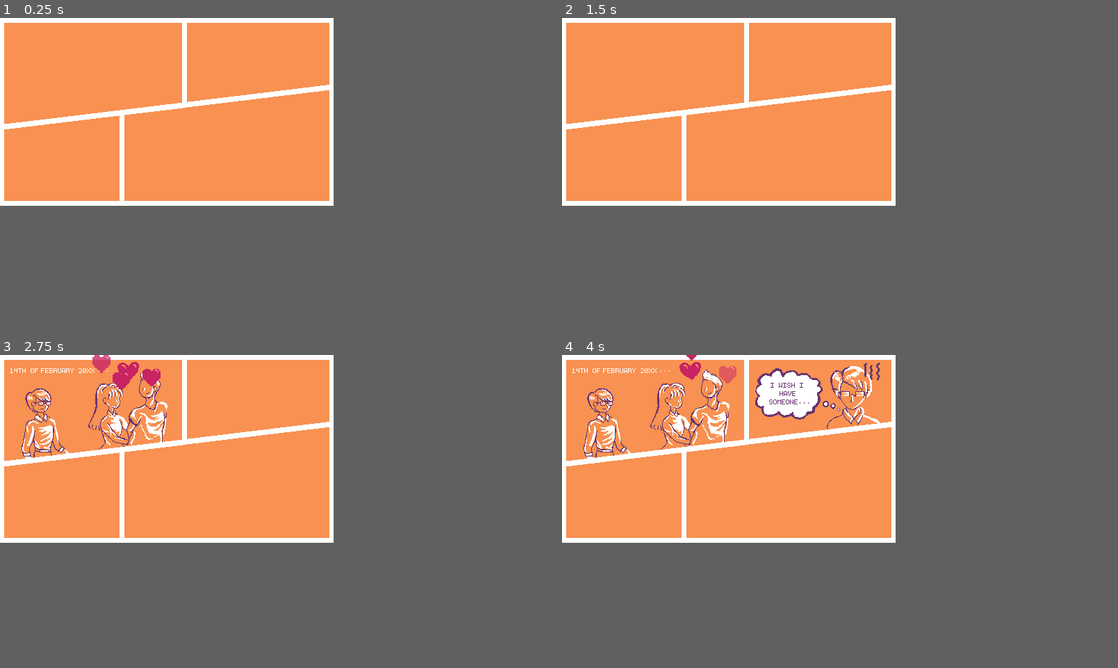
Above: before the commit, frames 1-4 (two rows, left to right).
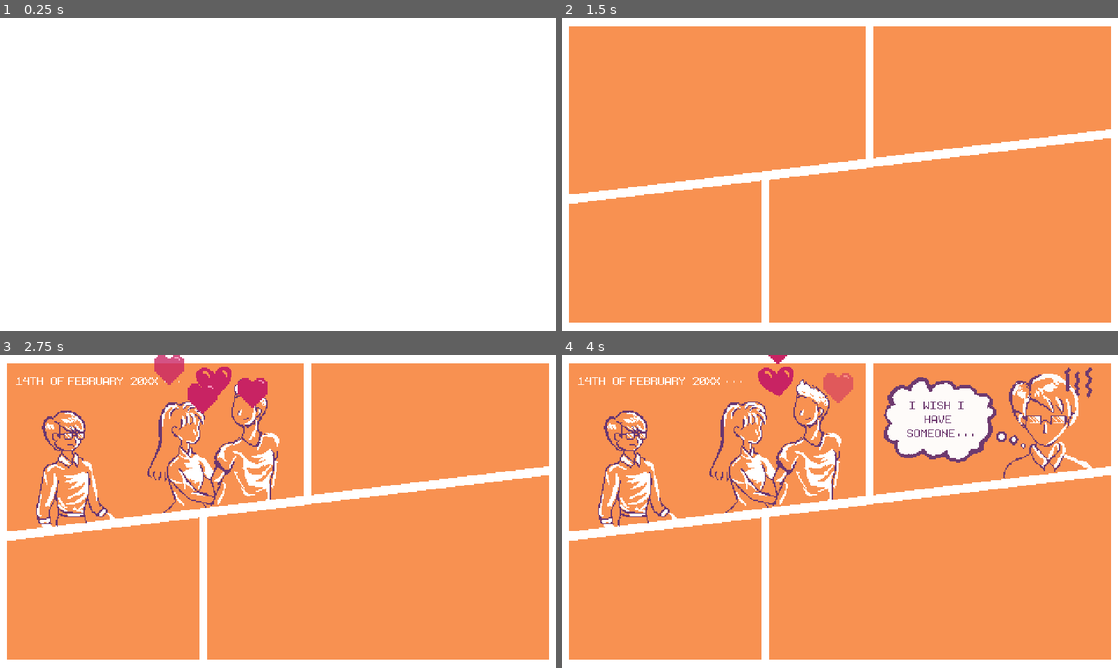
Above: after the commit, the same moments.

Repository: MaiGamesDev/PixelMate
Game: Godot game, scene res://Source/Main/IntroComic.tscn
Same seed, same stepped clock (60 frames per second), same inputs: the game is played once before the commit and once after it.
Inputs (mouse positions are in pixels of both pictures, inside the frame that each line leads up to):
- Up to frame 1 (0.25 s): no input
- Up to frame 2 (1.5 s): tap Enter at 0.5 s; move the mouse to (801, 102) at 0.52 s; click (801, 102) at 0.67 s; tap Space at 1.25 s; move the mouse to (662, 121) at 1.27 s; click (662, 121) at 1.42 s
- Up to frame 3 (2.75 s): move the mouse to (200, 408) at 2.02 s; click (200, 408) at 2.17 s
- Up to frame 4 (4 s): move the mouse to (712, 486) at 2.77 s; click (712, 486) at 2.92 s; move the mouse to (828, 477) at 3.52 s; click (828, 477) at 3.67 s
In our replay, the window is 480x270 before the commit and 800x450 after it. These sizes can differ from the game's own. Grey fills any space a smaller window leaves; there, only what the larger window draws over its background counts as a difference.

The runs differ from the first frame. In frame 1, 32% of the frame differs, in the area x 0-60%, y 1-59%; in frame 2, 13%; in frame 3, 19%; in frame 4, 25%.

Commit message:
add fade effects in introcomic

Diff:
--- a/PM/Source/Main/IntroComic.gd
+++ b/PM/Source/Main/IntroComic.gd
@@ -1,15 +1,12 @@
 extends Node
 
+onready var player = $AnimationPlayer
 
-# Declare member variables here. Examples:
-# var a = 2
-# var b = "text"
+func play_intro():
+	player.play("intro")
 
-
-# Called when the node enters the scene tree for the first time.
-func _ready():
-	$AnimationPlayer.play("intro")
-
+func next_scene():
+	get_tree().change_scene("res://Source/Main/MainMenu.tscn")
 
 func _on_MainMenu_button_up():
-	get_tree().change_scene("res://Source/Main/MainMenu.tscn")
+	player.play("fadeout")
--- a/PM/Source/Main/IntroComic.tscn
+++ b/PM/Source/Main/IntroComic.tscn
@@ -8,7 +8,6 @@
 [ext_resource path="res://Art/Lucky/Intro Comic Assets/Panel 3.png" type="Texture" id=6]
 [ext_resource path="res://Art/Lucky/Intro Comic Assets/Panel 1.png" type="Texture" id=7]
 [ext_resource path="res://Art/Lucky/Intro Comic Assets/Background Panel.png" type="Texture" id=8]
-[ext_resource path="res://Art/Lucky/Generic UI Assets/Button3.png" type="Texture" id=9]
 [ext_resource path="res://Art/Lucky/Generic UI Assets/Button2.png" type="Texture" id=10]
 [ext_resource path="res://Art/Lucky/Generic UI Assets/Button1.png" type="Texture" id=11]
 [ext_resource path="res://Source/Particle/HeartEffect.tscn" type="PackedScene" id=12]
@@ -27,12 +26,118 @@
 "times": PoolRealArray( 0 ),
 "transitions": PoolRealArray( 1 ),
 "update": 0,
+"values": [ false ]
+}
+tracks/1/type = "value"
+tracks/1/path = NodePath("Transition:visible")
+tracks/1/interp = 1
+tracks/1/loop_wrap = true
+tracks/1/imported = false
+tracks/1/enabled = true
+tracks/1/keys = {
+"times": PoolRealArray( 0 ),
+"transitions": PoolRealArray( 1 ),
+"update": 0,
 "values": [ true ]
+}
+tracks/2/type = "value"
+tracks/2/path = NodePath("Transition:modulate")
+tracks/2/interp = 1
+tracks/2/loop_wrap = true
+tracks/2/imported = false
+tracks/2/enabled = true
+tracks/2/keys = {
+"times": PoolRealArray( 0 ),
+"transitions": PoolRealArray( 1 ),
+"update": 0,
+"values": [ Color( 1, 1, 1, 1 ) ]
+}
+tracks/3/type = "value"
+tracks/3/path = NodePath("MainMenu:modulate")
+tracks/3/interp = 1
+tracks/3/loop_wrap = true
+tracks/3/imported = false
+tracks/3/enabled = true
+tracks/3/keys = {
+"times": PoolRealArray( 0 ),
+"transitions": PoolRealArray( 1 ),
+"update": 0,
+"values": [ Color( 1, 1, 1, 0 ) ]
+}
+
+[sub_resource type="Animation" id=5]
+resource_name = "fadein"
+tracks/0/type = "value"
+tracks/0/path = NodePath("Transition:visible")
+tracks/0/interp = 1
+tracks/0/loop_wrap = true
+tracks/0/imported = false
+tracks/0/enabled = true
+tracks/0/keys = {
+"times": PoolRealArray( 0 ),
+"transitions": PoolRealArray( 1 ),
+"update": 1,
+"values": [ true ]
+}
+tracks/1/type = "value"
+tracks/1/path = NodePath("Transition:modulate")
+tracks/1/interp = 1
+tracks/1/loop_wrap = true
+tracks/1/imported = false
+tracks/1/enabled = true
+tracks/1/keys = {
+"times": PoolRealArray( 0, 0.4, 1 ),
+"transitions": PoolRealArray( 1, 1, 1 ),
+"update": 0,
+"values": [ Color( 1, 1, 1, 1 ), Color( 1, 1, 1, 1 ), Color( 1, 1, 1, 0 ) ]
+}
+tracks/2/type = "method"
+tracks/2/path = NodePath(".")
+tracks/2/interp = 1
+tracks/2/loop_wrap = true
+tracks/2/imported = false
+tracks/2/enabled = true
+tracks/2/keys = {
+"times": PoolRealArray( 1 ),
+"transitions": PoolRealArray( 1 ),
+"values": [ {
+"args": [  ],
+"method": "play_intro"
+} ]
+}
+
+[sub_resource type="Animation" id=6]
+resource_name = "fadeout"
+tracks/0/type = "value"
+tracks/0/path = NodePath("Transition:modulate")
+tracks/0/interp = 1
+tracks/0/loop_wrap = true
+tracks/0/imported = false
+tracks/0/enabled = true
+tracks/0/keys = {
+"times": PoolRealArray( 0, 0.6, 1 ),
+"transitions": PoolRealArray( 1, 1, 1 ),
+"update": 0,
+"values": [ Color( 1, 1, 1, 0 ), Color( 1, 1, 1, 1 ), Color( 1, 1, 1, 1 ) ]
+}
+tracks/1/type = "method"
+tracks/1/path = NodePath(".")
+tracks/1/interp = 1
+tracks/1/loop_wrap = true
+tracks/1/imported = false
+tracks/1/enabled = true
+tracks/1/keys = {
+"times": PoolRealArray( 1 ),
+"transitions": PoolRealArray( 1 ),
+"values": [ {
+"args": [  ],
+"method": "next_scene"
+} ]
 }
 
 [sub_resource type="Animation" id=2]
 resource_name = "intro"
-length = 10.0
+length = 8.5
 tracks/0/type = "value"
 tracks/0/path = NodePath("Panel:modulate")
 tracks/0/interp = 1
@@ -40,7 +145,7 @@
 tracks/0/imported = false
 tracks/0/enabled = true
 tracks/0/keys = {
-"times": PoolRealArray( 0, 1.5, 2 ),
+"times": PoolRealArray( 0, 0.5, 1 ),
 "transitions": PoolRealArray( 1, 1, 1 ),
 "update": 0,
 "values": [ Color( 1, 1, 1, 0 ), Color( 1, 1, 1, 0 ), Color( 1, 1, 1, 1 ) ]
@@ -52,7 +157,7 @@
 tracks/1/imported = false
 tracks/1/enabled = true
 tracks/1/keys = {
-"times": PoolRealArray( 0, 3.5, 4 ),
+"times": PoolRealArray( 0, 2.5, 3 ),
 "transitions": PoolRealArray( 1, 1, 1 ),
 "update": 0,
 "values": [ Color( 1, 1, 1, 0 ), Color( 1, 1, 1, 0 ), Color( 1, 1, 1, 1 ) ]
@@ -64,7 +169,7 @@
 tracks/2/imported = false
 tracks/2/enabled = true
 tracks/2/keys = {
-"times": PoolRealArray( 0, 5.5, 5.8 ),
+"times": PoolRealArray( 0, 4.5, 4.8 ),
 "transitions": PoolRealArray( 1, 1, 1 ),
 "update": 0,
 "values": [ Color( 1, 1, 1, 0 ), Color( 1, 1, 1, 0 ), Color( 1, 1, 1, 1 ) ]
@@ -76,7 +181,7 @@
 tracks/3/imported = false
 tracks/3/enabled = true
 tracks/3/keys = {
-"times": PoolRealArray( 0, 6.8, 8.5 ),
+"times": PoolRealArray( 0, 5.8, 7.5 ),
 "transitions": PoolRealArray( 1, 1, 1 ),
 "update": 0,
 "values": [ Color( 1, 1, 1, 0 ), Color( 1, 1, 1, 0 ), Color( 1, 1, 1, 1 ) ]
@@ -88,7 +193,7 @@
 tracks/4/imported = false
 tracks/4/enabled = true
 tracks/4/keys = {
-"times": PoolRealArray( 0, 9 ),
+"times": PoolRealArray( 0, 7.5 ),
 "transitions": PoolRealArray( 1, 1 ),
 "update": 1,
 "values": [ false, true ]
@@ -100,7 +205,7 @@
 tracks/5/imported = false
 tracks/5/enabled = true
 tracks/5/keys = {
-"times": PoolRealArray( 9, 10 ),
+"times": PoolRealArray( 7.5, 8.5 ),
 "transitions": PoolRealArray( 1, 1 ),
 "update": 0,
 "values": [ Color( 1, 1, 1, 0 ), Color( 1, 1, 1, 1 ) ]
@@ -112,7 +217,7 @@
 tracks/6/imported = false
 tracks/6/enabled = true
 tracks/6/keys = {
-"times": PoolRealArray( 9, 10 ),
+"times": PoolRealArray( 7.5, 8.5 ),
 "transitions": PoolRealArray( 1, 1 ),
 "update": 0,
 "values": [ Vector2( 384, 224 ), Vector2( 404, 224 ) ]
@@ -124,7 +229,7 @@
 tracks/7/imported = false
 tracks/7/enabled = true
 tracks/7/keys = {
-"times": PoolRealArray( 0, 1.6, 3.2 ),
+"times": PoolRealArray( 0, 0.6, 2.2 ),
 "transitions": PoolRealArray( 1, 1, 1 ),
 "update": 1,
 "values": [ false, true, false ]
@@ -145,7 +250,7 @@
 "start_offset": 0.0,
 "stream": ExtResource( 13 )
 } ],
-"times": PoolRealArray( 1.4, 5.5 )
+"times": PoolRealArray( 0.4, 4.5 )
 }
 
 [sub_resource type="DynamicFont" id=3]
@@ -159,26 +264,35 @@
 centered = false
 
 [node name="Panel" type="Sprite" parent="."]
+modulate = Color( 1, 1, 1, 0 )
 texture = ExtResource( 7 )
 centered = false
 
 [node name="Panel2" type="Sprite" parent="."]
+modulate = Color( 1, 1, 1, 0 )
 texture = ExtResource( 4 )
 centered = false
 
 [node name="Panel3" type="Sprite" parent="."]
+modulate = Color( 1, 1, 1, 0 )
 texture = ExtResource( 6 )
 centered = false
 
 [node name="Panel4" type="Sprite" parent="."]
+modulate = Color( 1, 1, 1, 0 )
 texture = ExtResource( 5 )
 centered = false
 
 [node name="AnimationPlayer" type="AnimationPlayer" parent="."]
+autoplay = "fadein"
 anims/RESET = SubResource( 4 )
+anims/fadein = SubResource( 5 )
+anims/fadeout = SubResource( 6 )
 anims/intro = SubResource( 2 )
 
 [node name="MainMenu" type="TextureButton" parent="."]
+visible = false
+modulate = Color( 1, 1, 1, 0 )
 margin_left = 404.0
 margin_top = 224.0
 margin_right = 468.0
@@ -189,8 +303,7 @@
 __meta__ = {
 "_edit_use_anchors_": false
 }
-pressed_space = 4.0
-released_texture = ExtResource( 9 )
+pressed_space = 3.0
 
 [node name="Label" type="Label" parent="MainMenu"]
 margin_top = 2.0
@@ -202,11 +315,24 @@
 align = 1
 valign = 1
 
+[node name="Texture" type="TextureRect" parent="MainMenu"]
+margin_right = 40.0
+margin_bottom = 40.0
+
 [node name="HeartEffect" parent="." instance=ExtResource( 12 )]
 position = Vector2( 188, 30 )
 scale = Vector2( 0.8, 0.8 )
+emitting = false
 
 [node name="Sound" type="AudioStreamPlayer" parent="."]
 stream = ExtResource( 13 )
 
+[node name="Transition" type="ColorRect" parent="."]
+margin_right = 480.0
+margin_bottom = 270.0
+mouse_filter = 2
+__meta__ = {
+"_edit_use_anchors_": false
+}
+
 [connection signal="button_up" from="MainMenu" to="." method="_on_MainMenu_button_up"]
--- a/PM/Source/Main/LevelSelect.tscn
+++ b/PM/Source/Main/LevelSelect.tscn
@@ -252,7 +252,7 @@
 
 [node name="BackGround" type="AnimatedSprite" parent="."]
 frames = SubResource( 17 )
-frame = 4
+frame = 9
 playing = true
 centered = false
 
--- a/PM/Source/Main/MainMenu.gd
+++ b/PM/Source/Main/MainMenu.gd
@@ -1,10 +1,5 @@
 extends Node
 
-
-
 func _on_Start_pressed():
-	pass # Replace with function body.
-
-
-func _on_Setting_pressed():
-	pass # Replace with function body.
+	yield(get_tree().create_timer(0.15),"timeout")
+	get_tree().change_scene("res://Source/Main/StartMenu.tscn")
--- a/PM/Source/Main/MainMenu.tscn
+++ b/PM/Source/Main/MainMenu.tscn
@@ -12,13 +12,13 @@
 [ext_resource path="res://Source/Main/Button.gd" type="Script" id=10]
 [ext_resource path="res://Art/Lucky/Generic UI Assets/Button_Back2.png" type="Texture" id=11]
 [ext_resource path="res://Art/Lucky/Generic UI Assets/Button_Back1.png" type="Texture" id=12]
+[ext_resource path="res://Art/Lucky/Generic UI Assets/Button_Empty.png" type="Texture" id=13]
 [ext_resource path="res://Resource/Font/monogram.ttf" type="DynamicFontData" id=14]
 [ext_resource path="res://Art/Lucky/Generic UI Assets/9SliceWindow White-export.png" type="Texture" id=15]
 [ext_resource path="res://Art/Lucky/Generic UI Assets/Arrow_Down1.png" type="Texture" id=17]
 [ext_resource path="res://Art/Lucky/Generic UI Assets/Arrow_Down2.png" type="Texture" id=18]
 [ext_resource path="res://Source/Main/SettingPopup.gd" type="Script" id=20]
 [ext_resource path="res://Art/Lucky/Generic UI Assets/Arrow_Up2.png" type="Texture" id=21]
-[ext_resource path="res://Art/Lucky/Generic UI Assets/Button_Accept1.png" type="Texture" id=22]
 [ext_resource path="res://Art/Lucky/Generic UI Assets/Button_Accept2.png" type="Texture" id=23]
 [ext_resource path="res://Art/Lucky/Generic UI Assets/Arrow_Up1.png" type="Texture" id=24]
 
@@ -112,6 +112,7 @@
 margin_bottom = 14.0
 
 [node name="SettingPopup" type="Control" parent="."]
+visible = false
 anchor_left = 0.5
 anchor_top = 0.5
 anchor_right = 0.5
@@ -200,7 +201,7 @@
 size_flags_horizontal = 4
 size_flags_vertical = 4
 toggle_mode = true
-texture_normal = ExtResource( 22 )
+texture_normal = ExtResource( 13 )
 texture_pressed = ExtResource( 23 )
 expand = true
 stretch_mode = 4
--- a/PM/Source/Main/SettingPopup.gd
+++ b/PM/Source/Main/SettingPopup.gd
@@ -1,5 +1,4 @@
 extends Control
-
 
 export var audio_bus_name := "Master"
 onready var _bus := AudioServer.get_bus_index(audio_bus_name)
@@ -13,25 +12,20 @@
 	volume = db2linear(AudioServer.get_bus_volume_db(_bus))
 	$VBox/HBox/VBox2/Volume.text = str(volume * 100)
 
-
 func _on_Setting_pressed():
 	show()
-
 
 func _on_Close_pressed():
 	hide()
 
-
 func _on_Fullscreen_toggled(button_pressed):
 	OS.window_fullscreen = button_pressed
-
 
 func _on_VolumeUp_pressed():
 	volume = clamp(volume + 0.05, 0, 1)
 	AudioServer.set_bus_volume_db(_bus, linear2db(volume))
 	$VBox/HBox/VBox2/Volume.text = str(volume * 100)
 
-
 func _on_VolumeDown_pressed():
 	volume = clamp(volume - 0.05, 0, 1)
 	AudioServer.set_bus_volume_db(_bus, linear2db(volume))
--- a/PM/project.godot
+++ b/PM/project.godot
@@ -22,6 +22,8 @@
 
 window/size/width=480
 window/size/height=270
+window/size/test_width=960
+window/size/test_height=540
 window/stretch/mode="2d"
 window/stretch/aspect="keep"
 
Binary file added: PM/Art/Lucky/Generic UI Assets/Button_Empty.png
Not shown, added: PM/Art/Lucky/Generic UI Assets/Button_Empty.png.import
Not shown: 1 places in PM/Source/Main/IntroComic.tscn that only renumber resources
